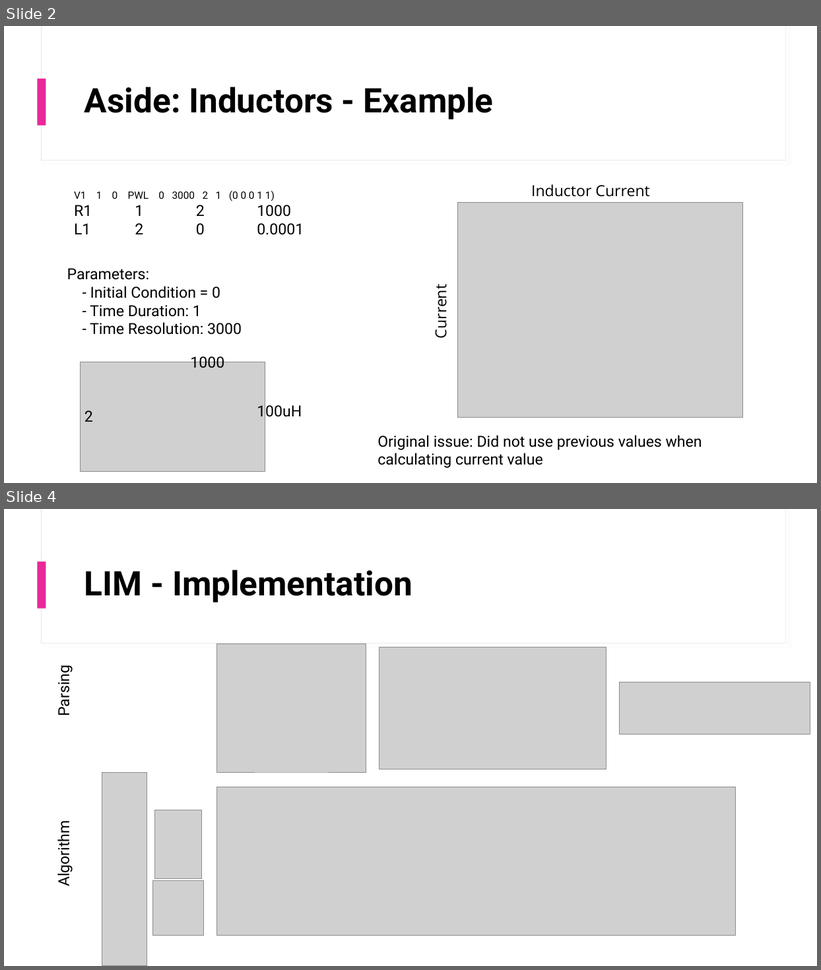
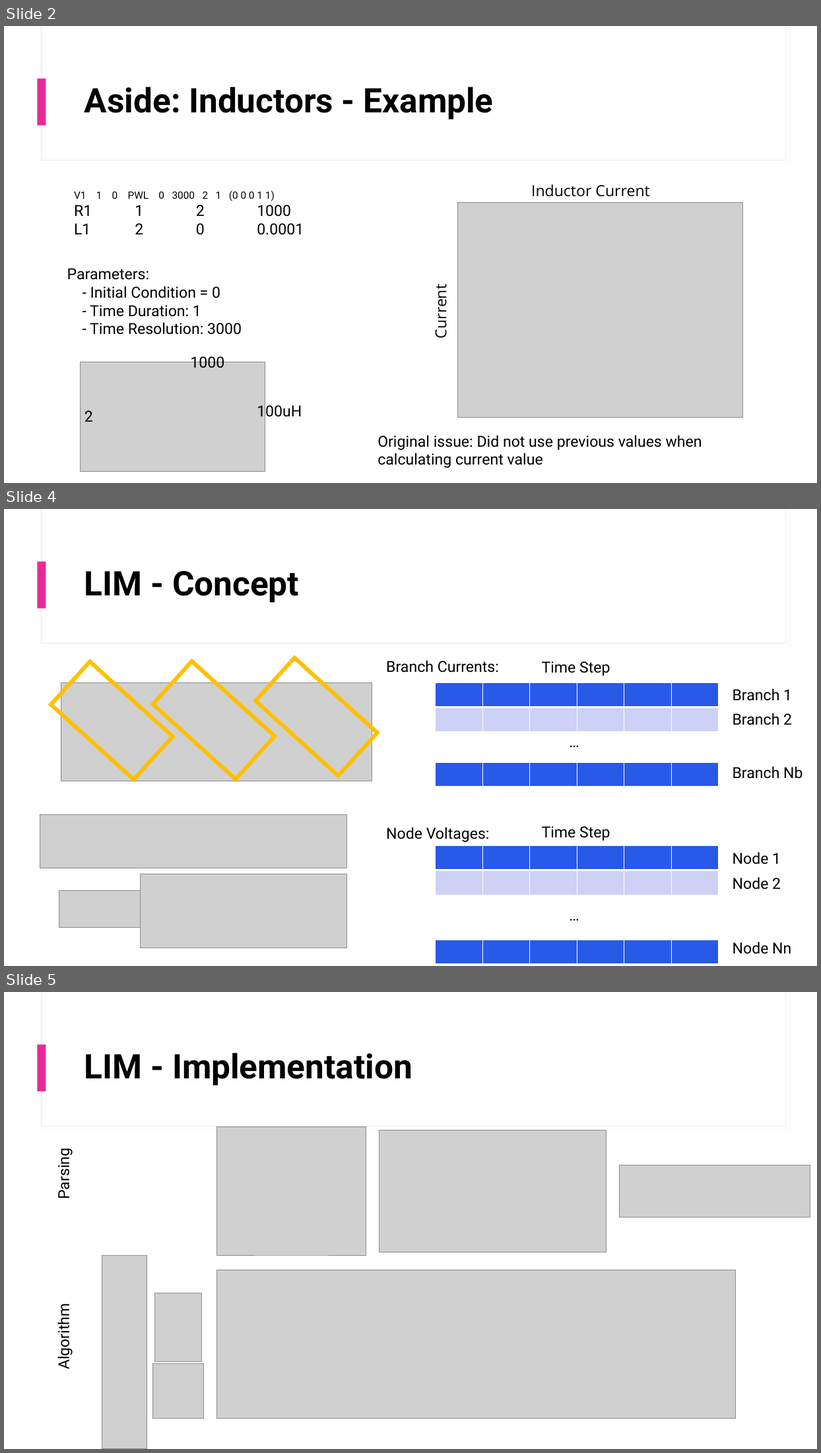
Before and after one commit to mguo5/ee537, a slide deck: HW3.pptx. Shown one above the other, each under a label of ours: slides 2 and 4 before the commit, slides 2, 4 and 5 after it; the slides between them are not shown. The pictures are 821x970 and 821x1453 pixels, drawn with LibreOffice and Linux fonts; fonts in the diff are those of the drawing; grey boxes stand for pictures. Boxes give left, top, right and bottom in pixels: in the first picture for what was removed or moved away, otherwise in the second. Text is boxed around its words. In the diff, an @@ line names an element or a change of style, - is before the commit and + after.

```diff
--- a/HW3.pptx
+++ b/HW3.pptx
@@ slide 4 added at bbox=[4, 509, 817, 966], background #FFFFFF; not listed: 3 template elements that a slide beside it also shows @@
@@ title added at bbox=[85, 571, 299, 603], 40 pt, text #000000, bold @@
+LIM - Concept
@@ frame added at bbox=[49, 659, 175, 782], fill #FFC000, outline #FFC000 1 pt @@
@@ frame added at bbox=[151, 659, 277, 781], fill #FFC000, outline #FFC000 1 pt @@
@@ frame added at bbox=[253, 656, 380, 778], fill #FFC000, outline #FFC000 1 pt @@
@@ text added at bbox=[386, 660, 499, 673], 18 pt, text #000000 @@
+Branch Currents:
@@ text added at bbox=[542, 661, 610, 676], 18 pt, text #000000 @@
+Time Step
@@ picture added at bbox=[61, 683, 372, 782] @@
@@ table added at bbox=[436, 683, 717, 732], 2 rows, 6 columns @@
+ |  |  |  |  | 
+ |  |  |  |  | 
@@ text added at bbox=[733, 689, 792, 701], 18 pt, text #000000 @@
+Branch 1
@@ text added at bbox=[733, 713, 792, 725], 18 pt, text #000000 @@
+Branch 2
@@ text added at bbox=[564, 730, 591, 755], 18 pt, text #000000 @@
+…
@@ table added at bbox=[436, 762, 717, 788], 1 rows, 6 columns @@
+ |  |  |  |  | 
@@ text added at bbox=[733, 766, 803, 779], 18 pt, text #000000 @@
+Branch Nb
@@ picture added at bbox=[40, 815, 347, 869] @@
@@ text added at bbox=[386, 827, 490, 842], 18 pt, text #000000 @@
+Node Voltages:
@@ text added at bbox=[542, 826, 610, 841], 18 pt, text #000000 @@
+Time Step
@@ table added at bbox=[436, 846, 717, 895], 2 rows, 6 columns @@
+ |  |  |  |  | 
+ |  |  |  |  | 
@@ text added at bbox=[733, 852, 781, 865], 18 pt, text #000000 @@
+Node 1
@@ picture added at bbox=[141, 875, 347, 949] @@
@@ text added at bbox=[733, 877, 781, 890], 18 pt, text #000000 @@
+Node 2
@@ picture added at bbox=[59, 891, 141, 928] @@
@@ text added at bbox=[564, 903, 591, 927], 18 pt, text #000000 @@
+…
@@ table added at bbox=[436, 940, 717, 965], 1 rows, 6 columns @@
+ |  |  |  |  | 
@@ text added at bbox=[733, 942, 791, 955], 18 pt, text #000000 @@
+Node Nn
@@ what was slide 4 is now slide 5 @@
```
Also in this commit, not shown: 2 slides changed, 1 other slide added, 5 other files.
